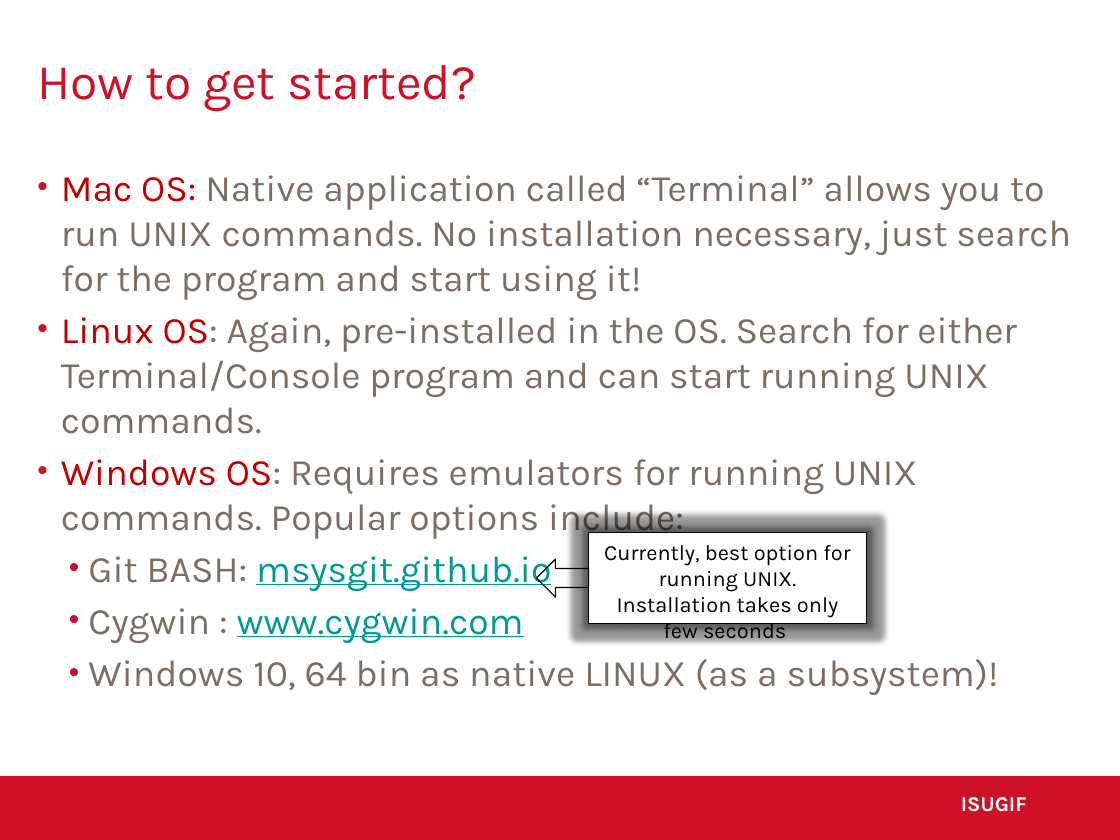
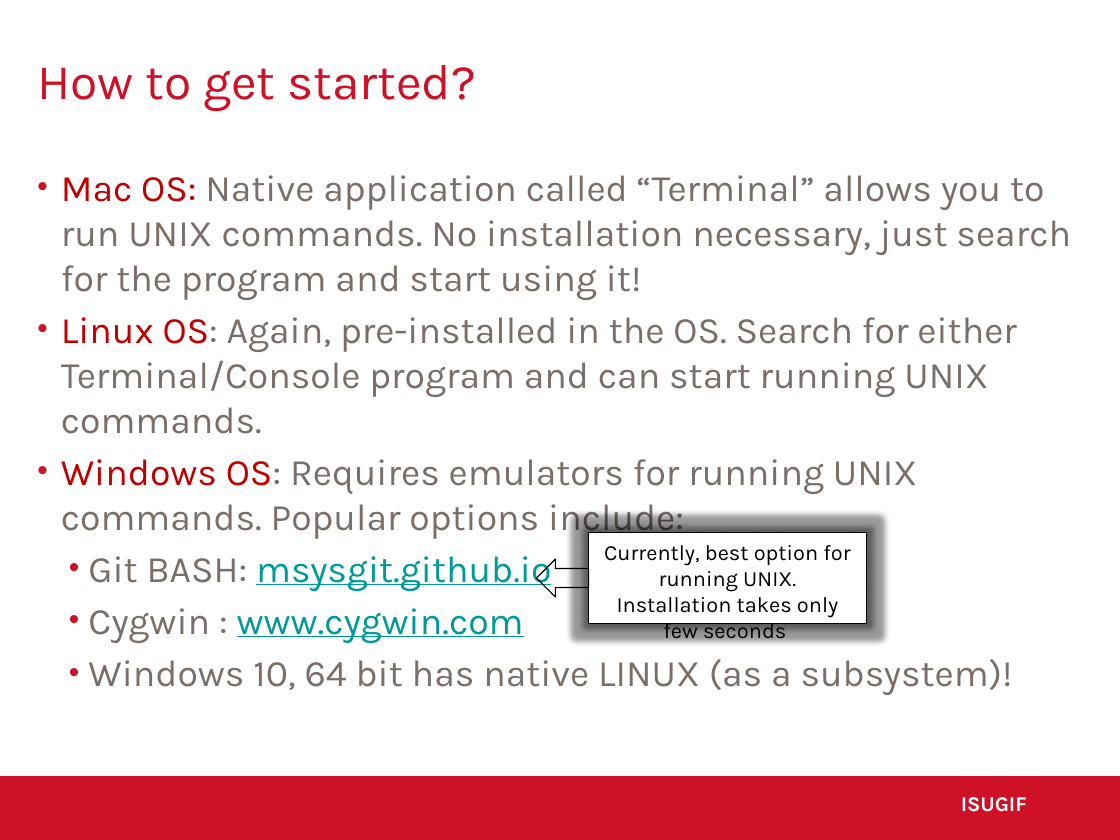
Before and after one commit to ISUgenomics/basic_UNIX_2015, a slide deck: slide 19 of GDCB542_sectionC_GIF_20170328.pptx. Drawn at 1120x840 pixels with LibreOffice and Linux fonts; fonts in the diff are those of the drawing; background and template pictures are left out. Boxes give left, top, right and bottom in pixels: in the first picture for what was removed or moved away, otherwise in the second. Text is boxed around its words. In the diff, an @@ line names an element or a change of style, - is before the commit and + after.

Commit message:
typo

```diff
--- a/GDCB542_sectionC_GIF_20170328.pptx
+++ b/GDCB542_sectionC_GIF_20170328.pptx
@@ text at bbox=[88, 659, 1013, 695]: text changed @@
-  • Windows 10, 64 bin as native LINUX (as a subsystem)!
+  • Windows 10, 64 bit has native LINUX (as a subsystem)!
```
